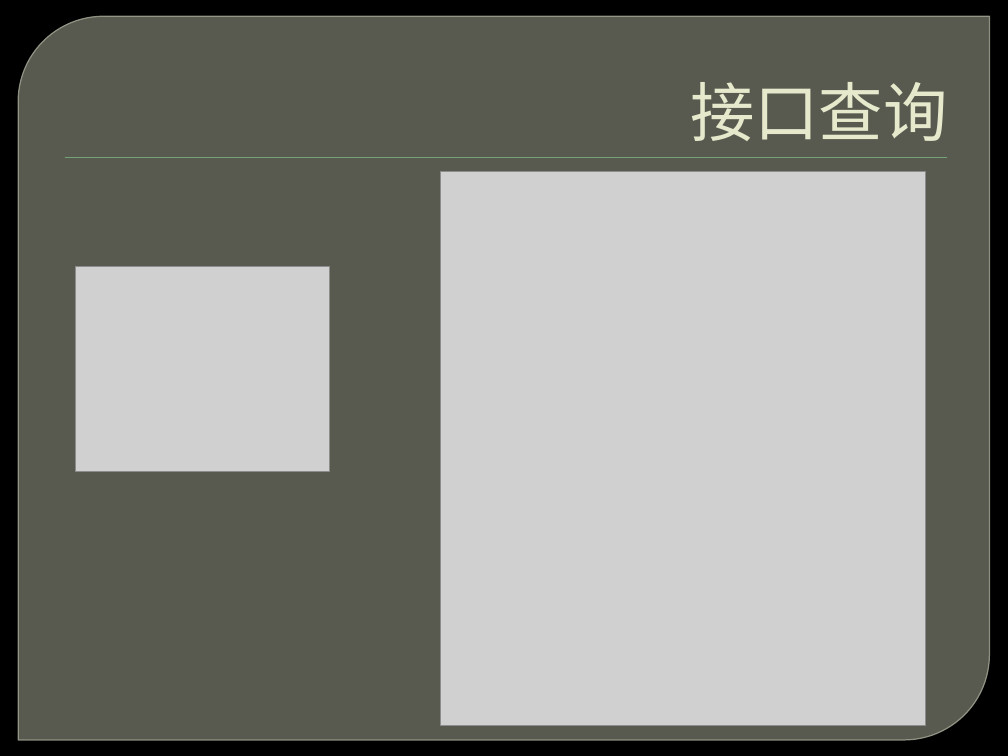
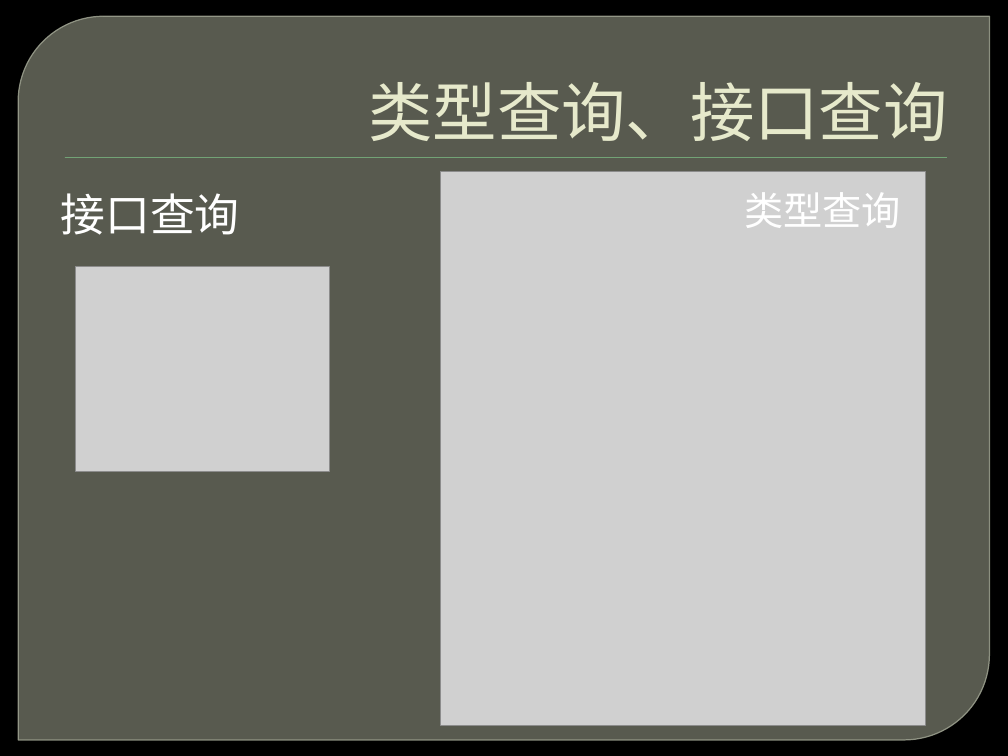
Before and after one commit to ghj1976/lecture, a slide deck: slide 12 of golang连接和组合的语言/Golang 连接和组合的语言.pptx. Drawn at 1008x756 pixels with LibreOffice and Linux fonts; fonts in the diff are those of the drawing; grey boxes stand for pictures; background and template pictures are left out. Boxes give left, top, right and bottom in pixels: in the first picture for what was removed or moved away, otherwise in the second. Text is boxed around its words. In the diff, an @@ line names an element or a change of style, - is before the commit and + after.

```diff
--- a/golang连接和组合的语言/Golang 连接和组合的语言.pptx
+++ b/golang连接和组合的语言/Golang 连接和组合的语言.pptx
@@ title at (368,82,947,141): text changed @@
-接口查询
+类型查询、接口查询
@@ text added at (60,193,239,235), 32 pt, text #FFFFFF @@
+接口查询
@@ text added at (744,192,901,228), 28 pt, text #FFFFFF @@
+类型查询
```
Also in this commit, not shown: 27 other slides changed, 2 other files.
